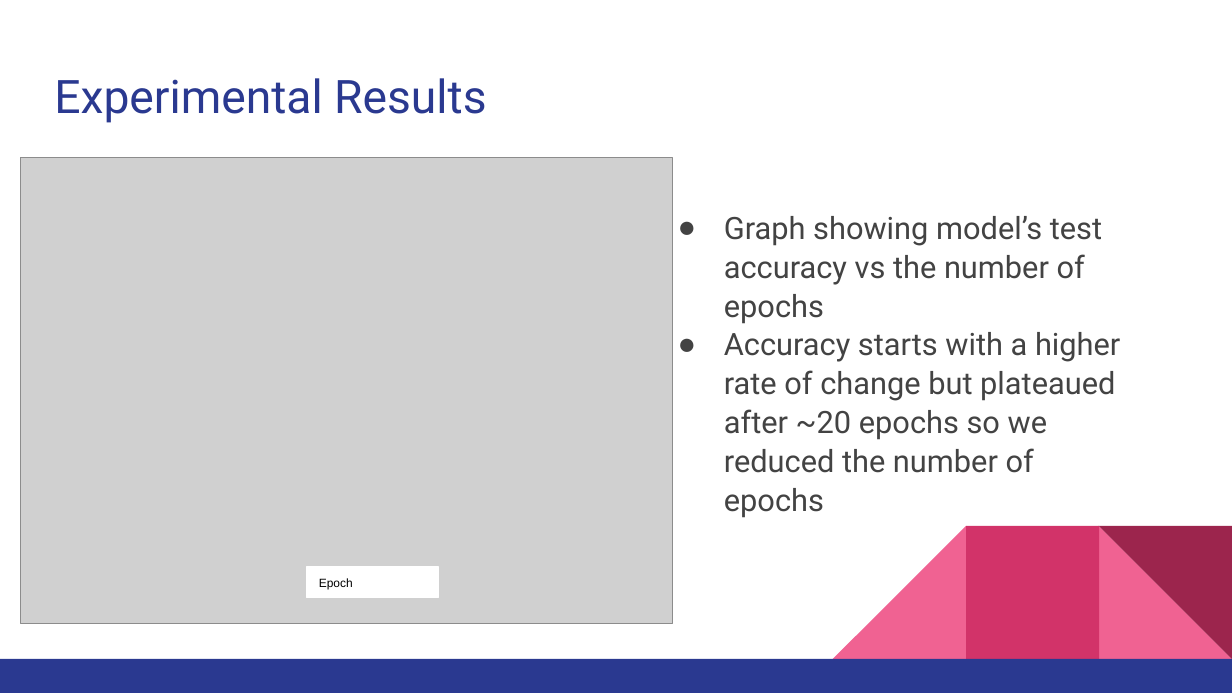
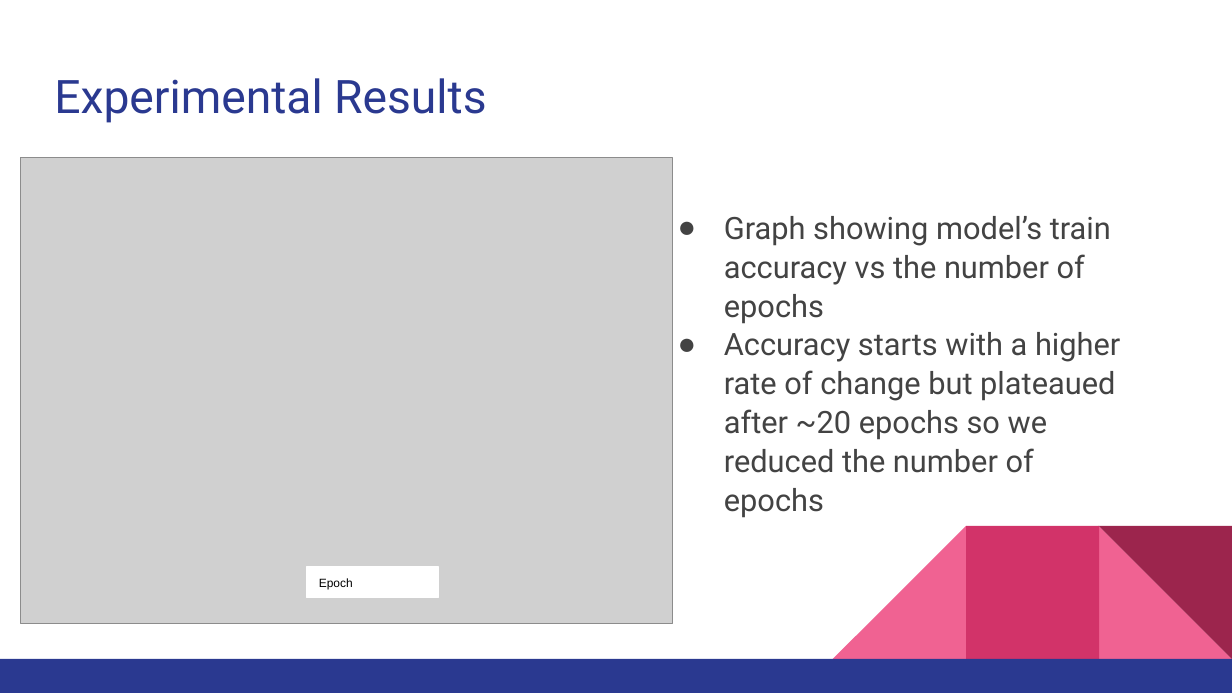
Before and after one commit to advil64/whats-the-tea, a slide deck: slide 16 of deep_learning_clustering/deliverables/What's the Tea Topic Classification of News Articles.pptx. Drawn at 1232x693 pixels with LibreOffice and Linux fonts; fonts in the diff are those of the drawing; grey boxes stand for pictures. Boxes give left, top, right and bottom in pixels: in the first picture for what was removed or moved away, otherwise in the second. Text is boxed around its words. In the diff, an @@ line names an element or a change of style, - is before the commit and + after.

```diff
--- a/deep_learning_clustering/deliverables/What's the Tea Topic Classification of News Articles.pptx
+++ b/deep_learning_clustering/deliverables/What's the Tea Topic Classification of News Articles.pptx
@@ text at bbox=[724, 216, 1111, 324]: text changed @@
-● Graph showing model’s test accuracy vs the number of epochs
+● Graph showing model’s train accuracy vs the number of epochs
```
Also in this commit, not shown: 7 other slides changed, 3 other files.
